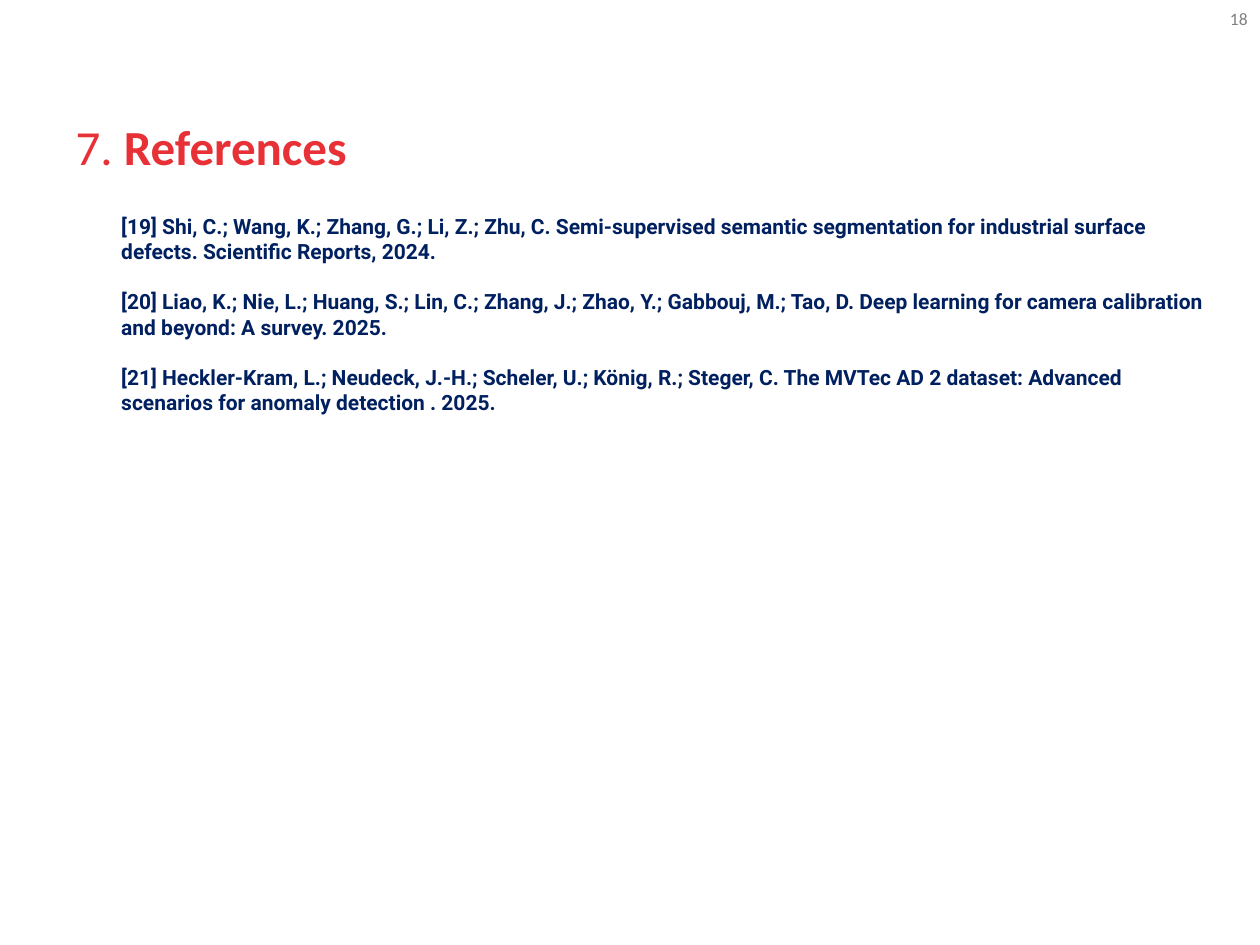
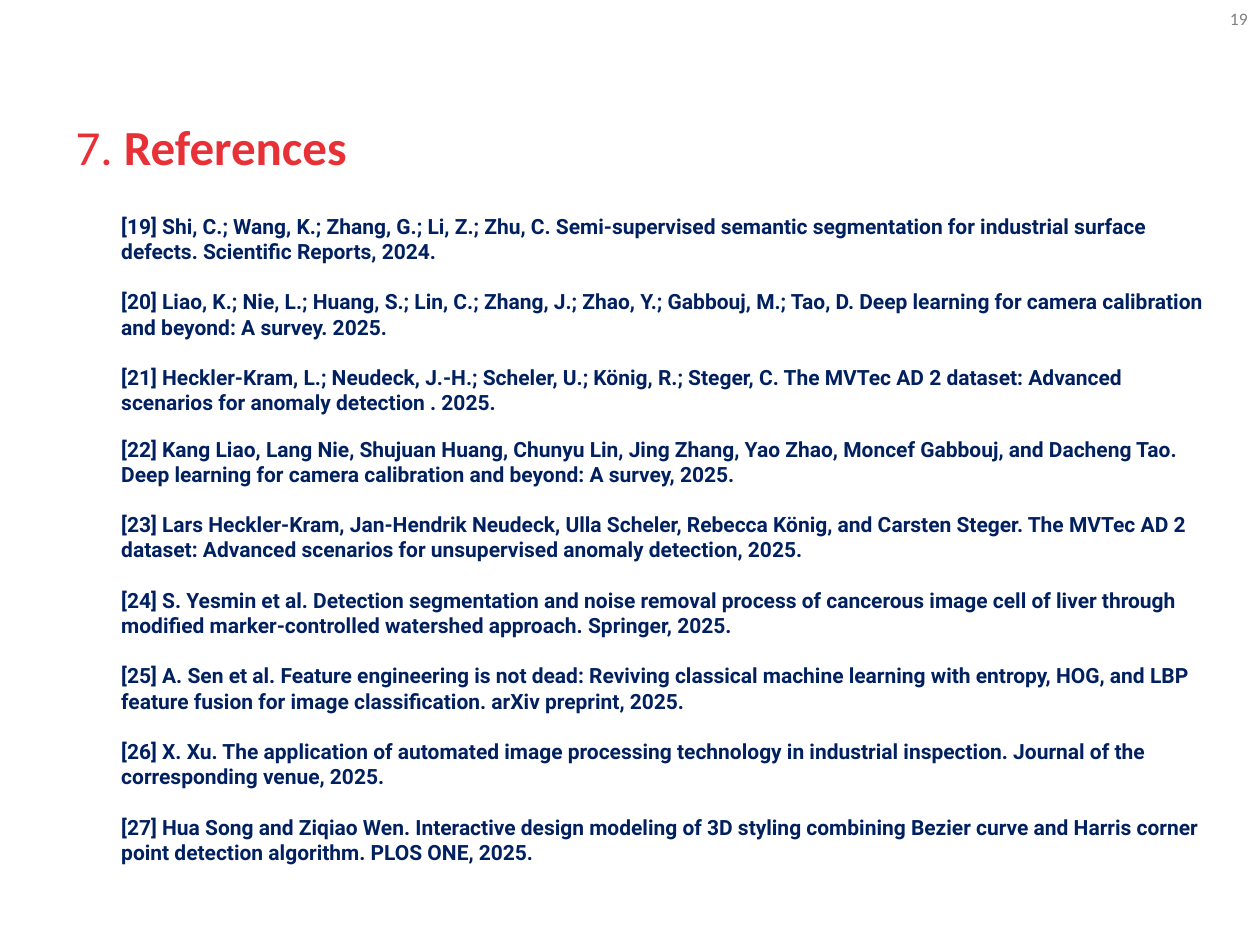
Before and after one commit to blooraayy/VA_RetoMichelin, a slide deck: slide 19 of docs/GIDIA_VA_Course_Project_Presentations.pptx (slide 18 before the commit). Drawn at 1260x945 pixels with LibreOffice and Linux fonts; fonts in the diff are those of the drawing; background and template pictures are left out. Boxes give left, top, right and bottom in pixels: in the first picture for what was removed or moved away, otherwise in the second. Text is boxed around its words. In the diff, an @@ line names an element or a change of style, - is before the commit and + after.

```diff
--- a/docs/GIDIA_VA_Course_Project_Presentations.pptx
+++ b/docs/GIDIA_VA_Course_Project_Presentations.pptx
@@ page number at (1230,13,1248,25): text changed @@
-18
+19
@@ text at (121,439,1198,865): paragraph added @@
+[22] Kang Liao, Lang Nie, Shujuan Huang, Chunyu Lin, Jing Zhang, Yao Zhao, Moncef Gabbouj, and Dacheng Tao. Deep learning for camera calibration and beyond: A survey, 2025.
+[23] Lars Heckler-Kram, Jan-Hendrik Neudeck, Ulla Scheler, Rebecca König, and Carsten Steger. The MVTec AD 2 dataset: Advanced scenarios for unsupervised anomaly detection, 2025.
+[24] S. Yesmin et al. Detection segmentation and noise removal process of cancerous image cell of liver through modified marker-controlled watershed approach. Springer, 2025.
+[25] A. Sen et al. Feature engineering is not dead: Reviving classical machine learning with entropy, HOG, and LBP feature fusion for image classification. arXiv preprint, 2025.
+[26] X. Xu. The application of automated image processing technology in industrial inspection. Journal of the corresponding venue, 2025.
+[27] Hua Song and Ziqiao Wen. Interactive design modeling of 3D styling combining Bezier curve and Harris corner point detection algorithm. PLOS ONE, 2025.
```
Also in this commit, not shown: 5 slides added, 1 slide removed, 22 other files.
